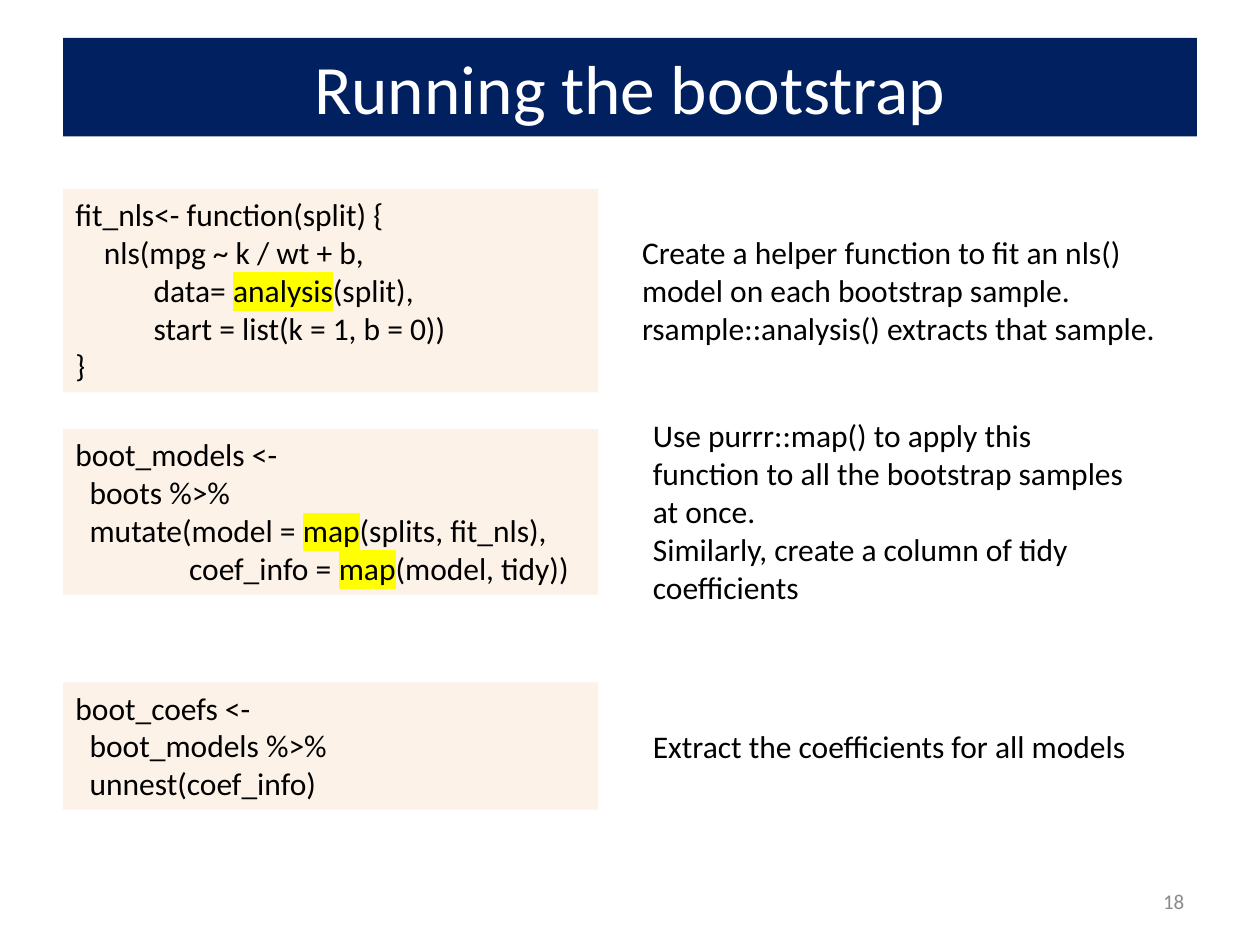
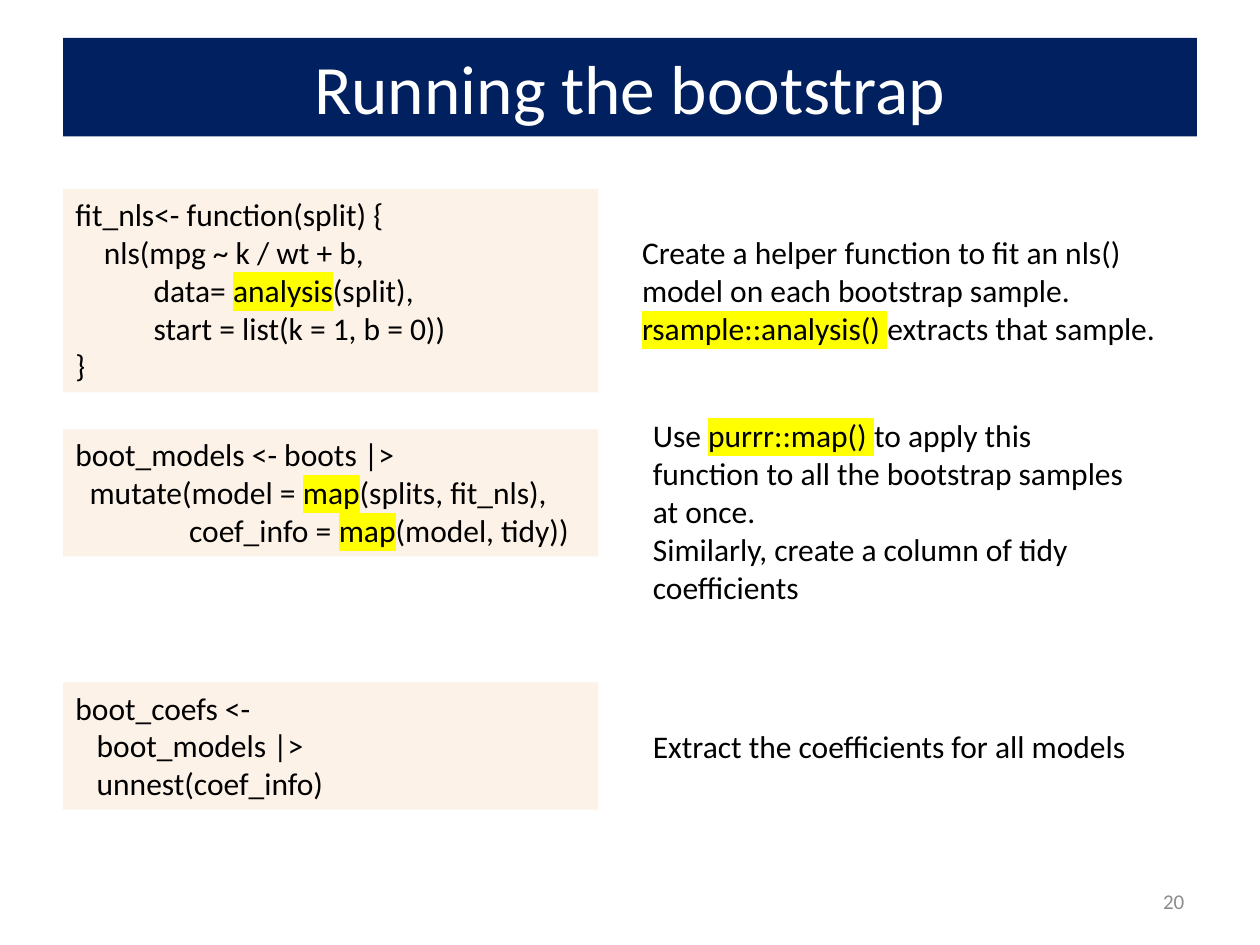
Before and after one commit to friendly/6135, a slide deck: slide 20 of lectures/bootstrap.pptx (slide 18 before the commit). Drawn at 1260x945 pixels with LibreOffice and Linux fonts; fonts in the diff are those of the drawing. Boxes give left, top, right and bottom in pixels: in the first picture for what was removed or moved away, otherwise in the second. Text is boxed around its words. In the diff, an @@ line names an element or a change of style, - is before the commit and + after.

```diff
--- a/lectures/bootstrap.pptx
+++ b/lectures/bootstrap.pptx
@@ text at (642, 317, 1155, 345): highlight none to #FFFF00 in "rsample::analysis()" @@
@@ rectangle "boot_models <- boots |>": place and size @@
-rectangle "boot_models <- boots |>" at (63, 430, 598, 595)
+rectangle "boot_models <- boots |>" at (63, 430, 598, 557)
@@ text in rectangle at (75, 444, 357, 471): text changed @@
-boot_models <-
-boots %>%
+boot_models <- boots |>
@@ text at (653, 424, 1123, 524): highlight none to #FFFF00 in "purrr::map()" @@
@@ text in rectangle at (97, 735, 266, 762): text changed @@
-boot_models %>%
+boot_models |>
@@ page number at (1163, 895, 1184, 909): text changed @@
-18
+20
```
Also in this commit, not shown: 7 other slides changed, 2 slides added, 17 other files.
